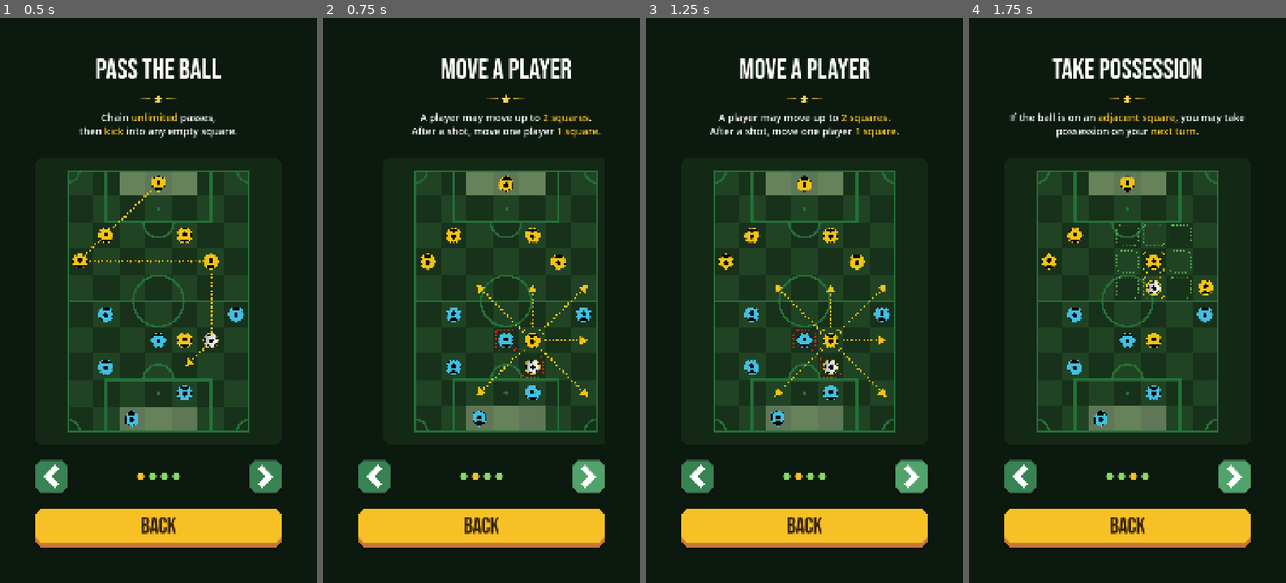
Above: before the commit, frames 1-4 (left to right).
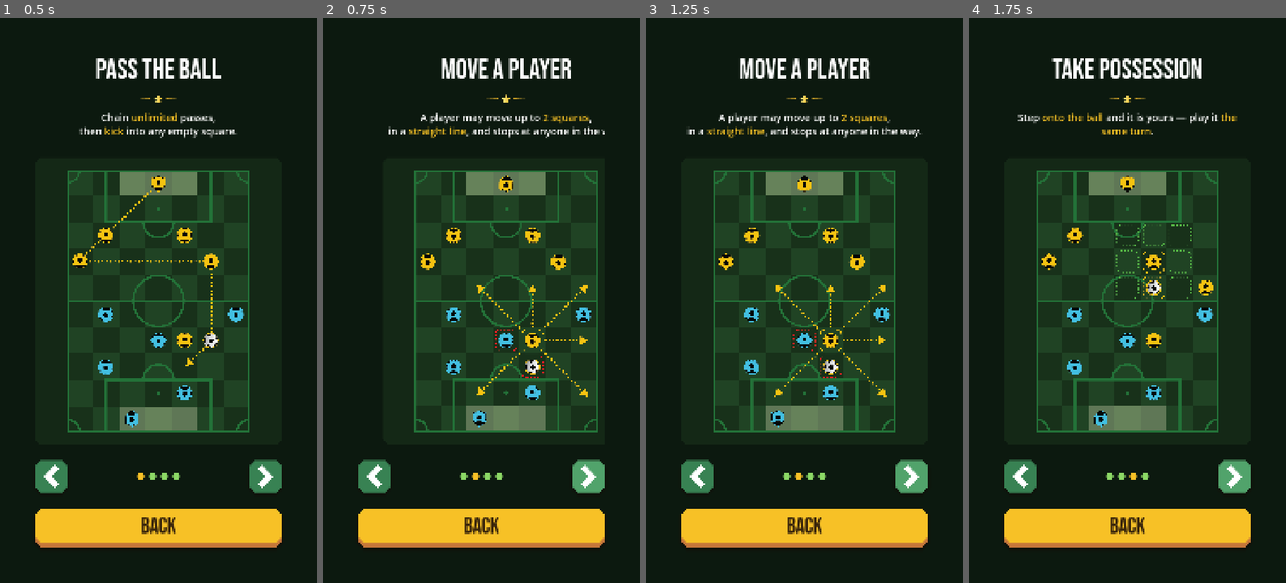
Above: after the commit, the same moments.

Repository: splivalo/tactic_soccer
Game: Godot game, scene res://scenes/ui/instructions_screen.tscn
The game is run twice, just before and just after one commit, with the same random seed, the same clock (stepped at 60 frames per second) and the same inputs. This scene is started directly instead of the project's main scene.
Inputs (mouse positions are in pixels of both pictures, inside the frame that each line leads up to):
- Up to frame 1 (0.5 s): no input
- Up to frame 2 (0.75 s): click (589, 475) at 0.5 s
- Up to frame 3 (1.25 s): no input
- Up to frame 4 (1.75 s): click (1235, 475) at 1.25 s

Frame 1 is identical in both runs. In frame 2, 0.6% of the frame differs, in the area x 20-89%, y 18-22%; in frame 3, 0.6%; in frame 4, 1.0%, in the area x 12-88%, y 16-22%.

Commit message:
Instructions: stop teaching the game we replaced
Three of the six cards described rules that no longer exist. A player reading
them learns a different game from the one they are about to play.

HOLD THE BALL — "You may move a player instead of shooting." Exactly backwards
now: hold_and_move refuses, the move is the FIRST half of the turn, and landing
on the ball obliges you to play it. Replaced with the rule that took its place,
which the card set did not state anywhere: YOUR TURN — "Move a player, then
play the ball if you're on it."

TAKE POSSESSION — "If the ball is on an adjacent square, you may take
possession on your next turn." That is the adjacency rule, dead since the ball
went under a man's feet, and it teaches the one habit that loses you the ball:
standing next to it. Now: step onto it and it is yours, and you play it the
same turn.

MOVE A PLAYER — "After a shot, move one player 1 square." There is no move
after a kick; the move already happened and the kick ends the turn. The line is
replaced with something the cards never said and a player needs: a move travels
in a straight line and stops at anyone in the way.

The other three (scoring from the opponent's half, two goals to win, offside,
the keeper joining chains, time-wasting) still hold and are untouched.

Co-Authored-By: Claude Opus 5 <noreply@anthropic.com>

Diff:
--- a/scenes/ui/instructions_screen.tscn
+++ b/scenes/ui/instructions_screen.tscn
@@ -241,8 +241,8 @@
 theme_override_fonts/normal_font = SubResource("SystemFont_0bf4q")
 theme_override_font_sizes/normal_font_size = 34
 bbcode_enabled = true
-text = "[center]A player may move up to [color=#f7c226]2 squares[/color].
-After a shot, move one player [color=#f7c226]1 square[/color].[/center]"
+text = "[center]A player may move up to [color=#f7c226]2 squares[/color],
+in a [color=#f7c226]straight line[/color], and stops at anyone in the way.[/center]"
 fit_content = true
 
 [node name="spacer2" type="Control" parent="SafeArea/VBox/CardPanel/PageStage/Page2" unique_id=415569055]
@@ -308,7 +308,7 @@
 theme_override_fonts/normal_font = SubResource("SystemFont_0bf4q")
 theme_override_font_sizes/normal_font_size = 34
 bbcode_enabled = true
-text = "[center]If the ball is on an [color=#f7c226]adjacent square[/color], you may take possession on your [color=#f7c226]next turn[/color].[/center]"
+text = "[center]Step [color=#f7c226]onto the ball[/color] and it is yours — play it [color=#f7c226]the same turn[/color].[/center]"
 fit_content = true
 
 [node name="spacer2" type="Control" parent="SafeArea/VBox/CardPanel/PageStage/Page3" unique_id=1131903459]
@@ -553,8 +553,8 @@
 theme_override_fonts/normal_font = SubResource("SystemFont_0bf4q")
 theme_override_font_sizes/normal_font_size = 27
 bbcode_enabled = true
-text = "[color=#f7c226]HOLD THE BALL[/color]
-You may move a player instead of shooting."
+text = "[color=#f7c226]YOUR TURN[/color]
+Move a player, then play the ball if you're on it."
 fit_content = true
 
 [node name="Rule4" type="PanelContainer" parent="SafeArea/VBox/CardPanel/PageStage/Page4/RulesList" unique_id=1182455552]
